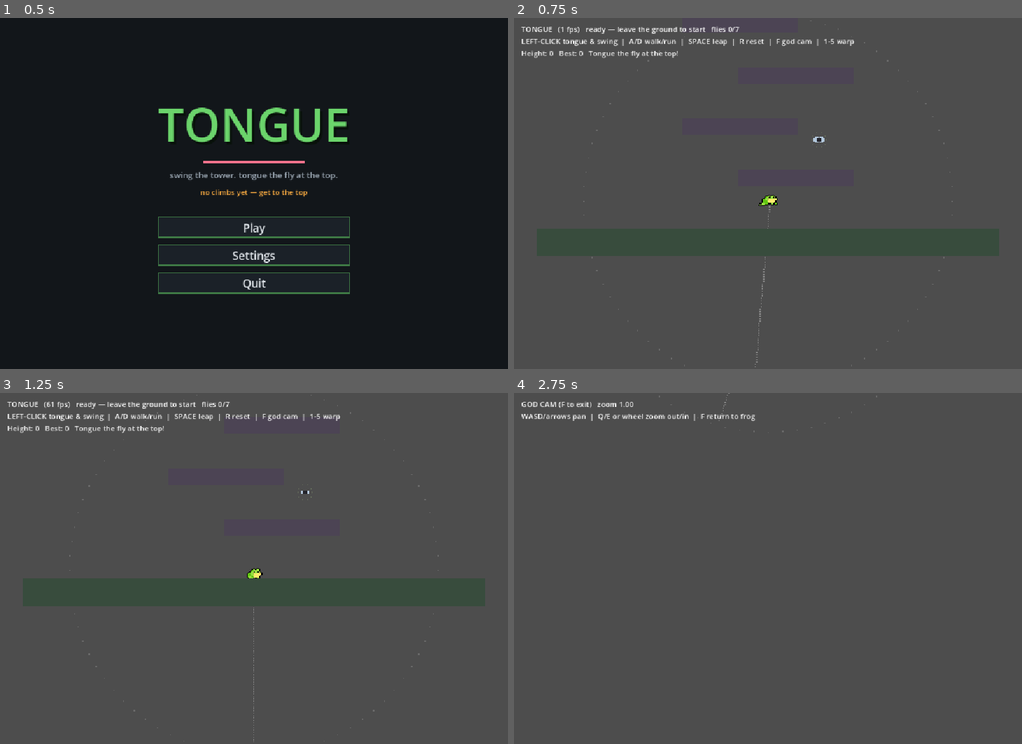
Above: before the commit, frames 1-4 (two rows, left to right).
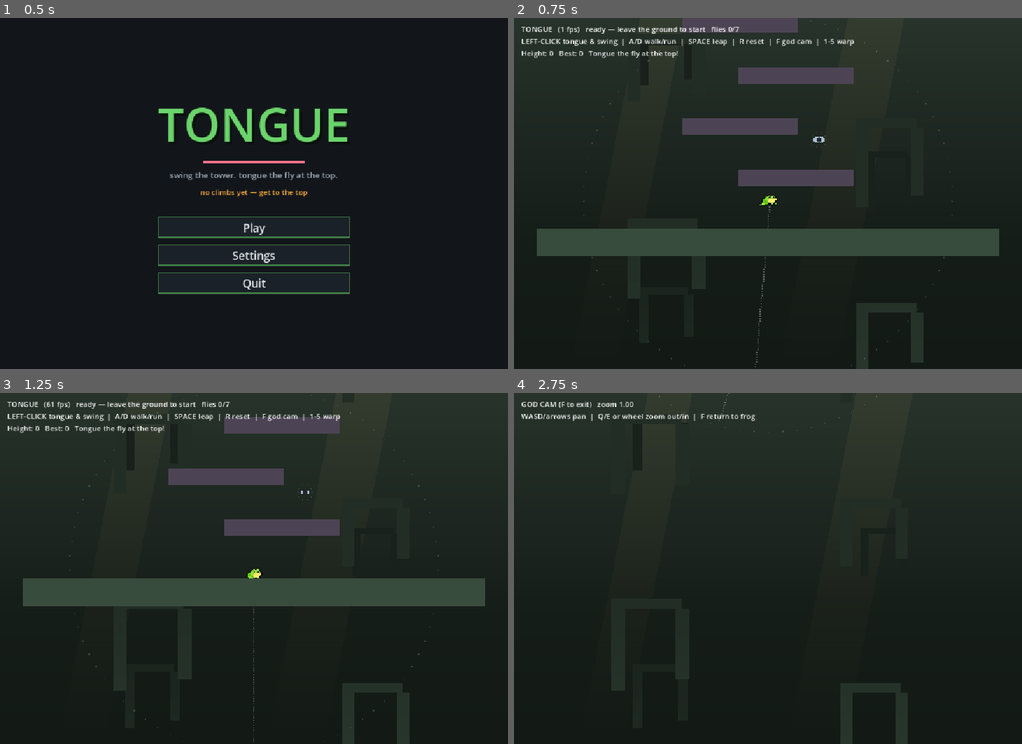
Above: after the commit, the same moments.

Repository: asg86260/Tongue
Game: Godot game, scene res://Title.tscn
Same seed, same stepped clock (60 frames per second), same inputs: the game is played once before the commit and once after it.
Inputs (mouse positions are in pixels of both pictures, inside the frame that each line leads up to):
- Up to frame 1 (0.5 s): no input
- Up to frame 2 (0.75 s): click "Play" at 0.5 s
- Up to frame 3 (1.25 s): no input
- Up to frame 4 (2.75 s): tap Enter at 1.25 s; move the mouse to (879, 550) at 1.27 s; press the mouse at (879, 550) at 1.28 s; hold D (move_right) 1.28-2.03 s; tap Space (jump) at 1.52, 1.82, 2.27, 2.57 s; move the mouse to (666, 586) at 2.02 s; release the mouse at (666, 586) at 2.03 s; hold S (move_down) from 2.03 s (still down); tap F (godcam) at 2.1 s; click (666, 586) at 2.17 s

Frame 1 is identical in both runs. In frame 2, 88% of the frame differs, in the area x 0-100%, y 0-100%; in frame 3, 89%; in frame 4, 100%.

Commit message:
Worldbuilding: procedural overgrown-ruins backdrop
Backdrop.gd (Control under a -10 CanvasLayer): gradient sky (dark base, lit top),
two parallax layers of ruined stone gateways, drifting amber light-shafts, low mist.

Co-Authored-By: Claude Opus 4.8 <noreply@anthropic.com>

Diff:
--- /dev/null
+++ b/Backdrop.gd
@@ -0,0 +1,82 @@
+extends Control
+
+# Procedural "overgrown ruins" backdrop. A Control (so it can draw) that Game parents
+# under a CanvasLayer(layer -10) so it sits behind the world and ignores the camera.
+# Gradient sky (deep base, hazy light up top — you climb toward the light), two parallax
+# layers of ruined stone gateways receding into mist, and slow amber light-shafts.
+# Reads `target` (the player) for parallax scroll.
+
+var target: Node2D        # the frog — its position drives parallax
+var t := 0.0
+
+# overgrown-ruins palette: deep green base, dusty lit haze above, stone-grey ruins, amber light
+const SKY_TOP := Color("27332b")   # hazy, lit (climbing toward it)
+const SKY_BOT := Color("0b100d")   # deep dark base
+const RUIN_FAR := Color("18211b")  # distant stone, barely above the sky
+const RUIN_MID := Color("222e25")  # nearer stone
+const MIST := Color(0.36, 0.46, 0.40, 0.10)
+
+func _ready() -> void:
+	set_anchors_preset(Control.PRESET_FULL_RECT)
+	mouse_filter = Control.MOUSE_FILTER_IGNORE
+	set_process(true)
+
+func _process(d: float) -> void:
+	t += d
+	queue_redraw()
+
+func _draw() -> void:
+	var vp := get_viewport().get_visible_rect().size
+	var cam := target.global_position if target else Vector2.ZERO
+
+	# sky gradient (top lighter)
+	draw_polygon(
+		PackedVector2Array([Vector2(0, 0), Vector2(vp.x, 0), Vector2(vp.x, vp.y), Vector2(0, vp.y)]),
+		PackedColorArray([SKY_TOP, SKY_TOP, SKY_BOT, SKY_BOT]))
+
+	# drifting amber light-shafts (god rays from above)
+	for i in 3:
+		var sx := fmodp(i * 0.41 * vp.x + t * 9.0, vp.x + 360.0) - 180.0
+		var w := 70.0 + i * 26.0
+		var skew := 150.0
+		var top := Color(0.96, 0.78, 0.42, 0.06)
+		var bot := Color(0.96, 0.78, 0.42, 0.0)
+		draw_polygon(
+			PackedVector2Array([Vector2(sx, 0), Vector2(sx + w, 0),
+				Vector2(sx + w - skew, vp.y), Vector2(sx - skew, vp.y)]),
+			PackedColorArray([top, top, bot, bot]))
+
+	# parallax ruin layers (gateways receding up the tower)
+	_ruin_layer(vp, cam, 0.10, 540.0, 0.70, RUIN_FAR)
+	_ruin_layer(vp, cam, 0.26, 400.0, 1.0, RUIN_MID)
+
+	# soft mist band low on screen
+	draw_polygon(
+		PackedVector2Array([Vector2(0, vp.y * 0.6), Vector2(vp.x, vp.y * 0.6),
+			Vector2(vp.x, vp.y), Vector2(0, vp.y)]),
+		PackedColorArray([Color(MIST.r, MIST.g, MIST.b, 0.0), Color(MIST.r, MIST.g, MIST.b, 0.0), MIST, MIST]))
+
+# a vertically-tiled layer of broken stone gateways, parallax-scrolled by the camera
+func _ruin_layer(vp: Vector2, cam: Vector2, f: float, period: float, scale: float, col: Color) -> void:
+	var scroll := fmodp(cam.y * f, period)
+	var ox := -cam.x * f * 0.5
+	var rows := int(vp.y / period) + 2
+	for k in range(-1, rows):
+		var y := k * period + scroll + 60.0
+		# two gateways per row, staggered, with index-based variation
+		_gateway(vp.x * 0.30 + ox, y, scale, col, k)
+		_gateway(vp.x * 0.74 + ox, y + period * 0.45, scale * 0.85, col, k + 3)
+
+# a ruined stone gateway silhouette: two pillars + a broken lintel
+func _gateway(cx: float, y: float, s: float, col: Color, seed: int) -> void:
+	var pw := 30.0 * s
+	var ph := (150.0 + (seed % 3) * 26.0) * s
+	var gap := 110.0 * s
+	draw_rect(Rect2(cx - gap * 0.5 - pw, y, pw, ph), col)
+	draw_rect(Rect2(cx + gap * 0.5, y, pw, ph * 0.86), col)   # one pillar broken shorter
+	# lintel across the top, with a chunk missing on the right (ruined)
+	draw_rect(Rect2(cx - gap * 0.5 - pw, y - 24.0 * s, gap + pw * 1.4, 24.0 * s), col)
+
+# positive modulo (GDScript fmod can return negative)
+static func fmodp(a: float, b: float) -> float:
+	return fmod(fmod(a, b) + b, b)
--- a/Game.gd
+++ b/Game.gd
@@ -8,6 +8,7 @@
 const PlayerScene := preload("res://Player.gd")  # also used as the type of `player`
 const PauseMenuScene := preload("res://PauseMenu.gd")
 const WinScreenScene := preload("res://WinScreen.gd")
+const BackdropScene := preload("res://Backdrop.gd")
 
 const PIX := 2.6              # pixel-cell size for the chunky pixel-art draw helpers
 const GOAL_CATCH_R := 36.0    # tongue must touch this close to the goal fly to win
@@ -56,6 +57,12 @@
 func _ready() -> void:
 	_build_level()
 	_build_player()
+	var bg_layer := CanvasLayer.new()
+	bg_layer.layer = -10
+	add_child(bg_layer)
+	var backdrop := BackdropScene.new()
+	backdrop.target = player
+	bg_layer.add_child(backdrop)
 	_build_camera()
 	_build_ui()
 	_build_sfx()
